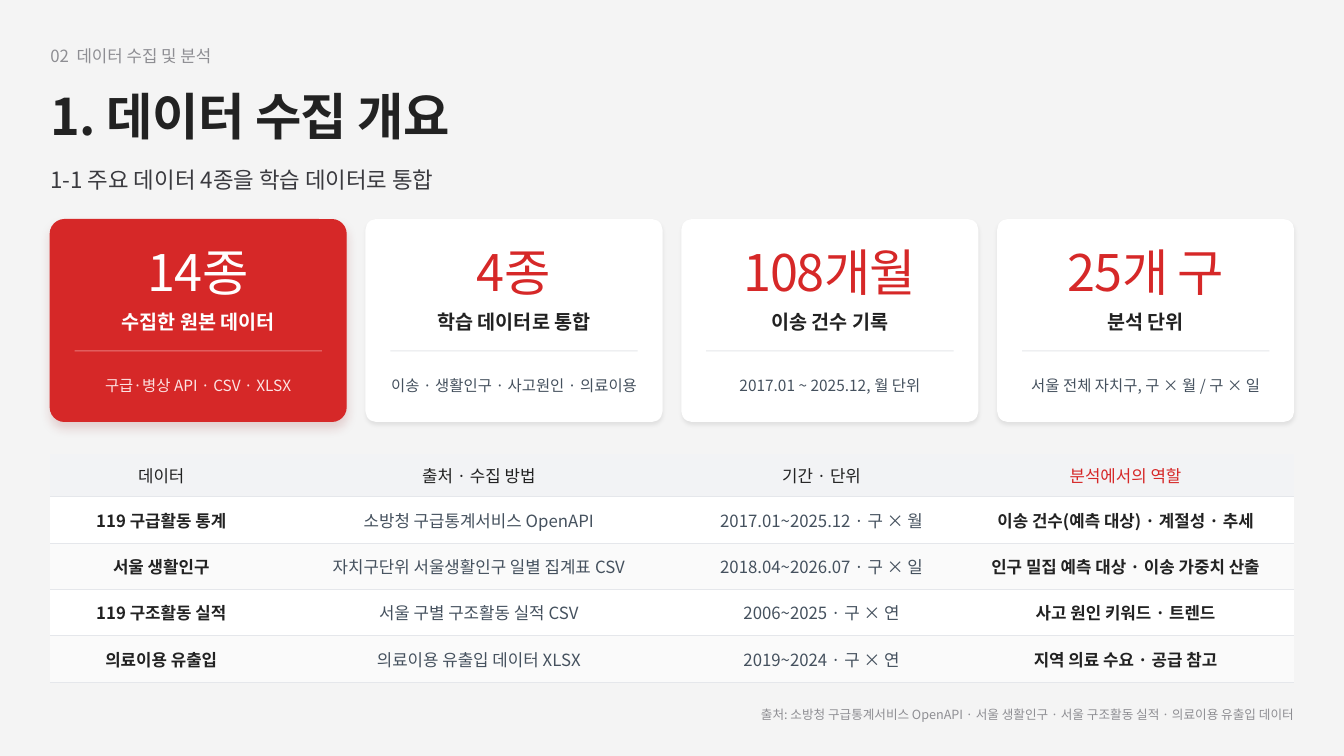
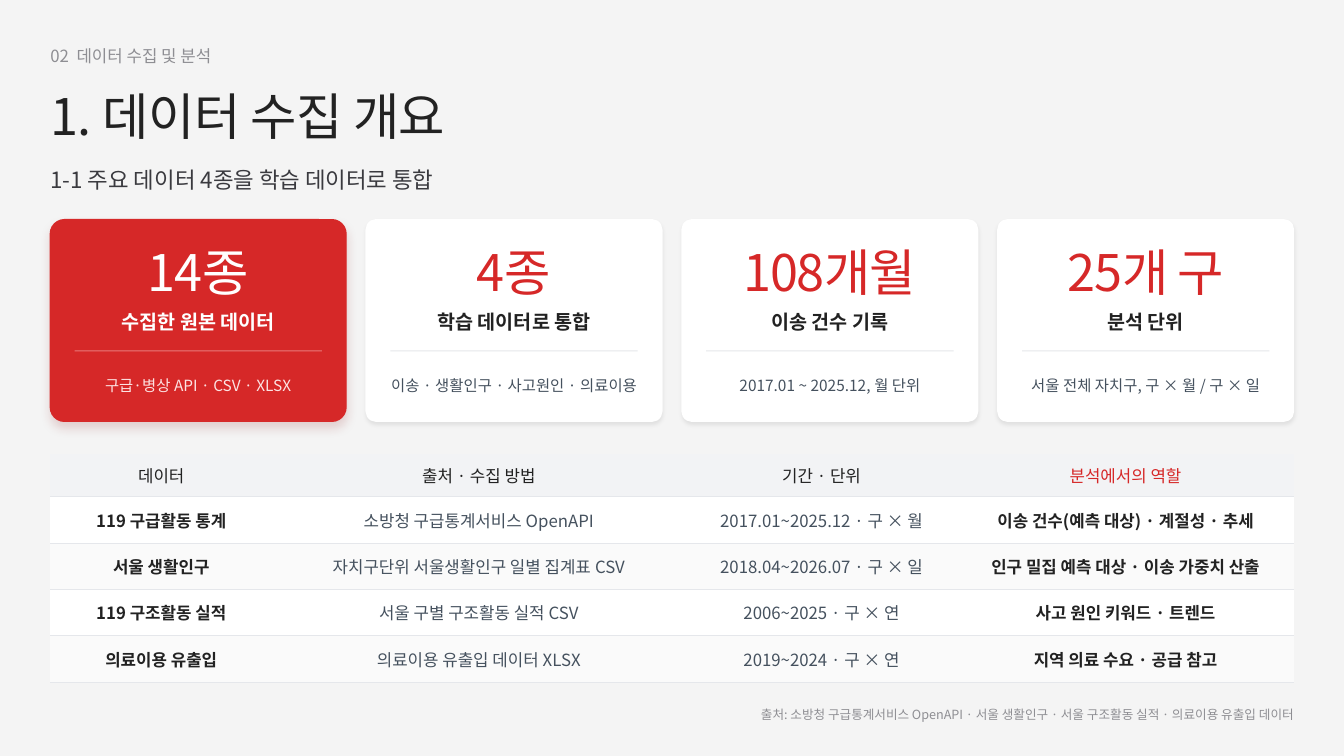
Before and after one commit to aibbai/Project_911, a slide deck: slide 1 of Jiyoon/디자인 예시 ppt 2.pptx. Drawn at 1344x756 pixels with LibreOffice and Linux fonts; fonts in the diff are those of the drawing. Boxes give left, top, right and bottom in pixels: in the first picture for what was removed or moved away, otherwise in the second. Text is boxed around its words. In the diff, an @@ line names an element or a change of style, - is before the commit and + after.

```diff
--- a/Jiyoon/디자인 예시 ppt 2.pptx
+++ b/Jiyoon/디자인 예시 ppt 2.pptx
@@ text "1. 데이터 수집 개요" at bbox=[50, 93, 445, 139]: bold off @@
```
Also in this commit, not shown: 7 other files.
